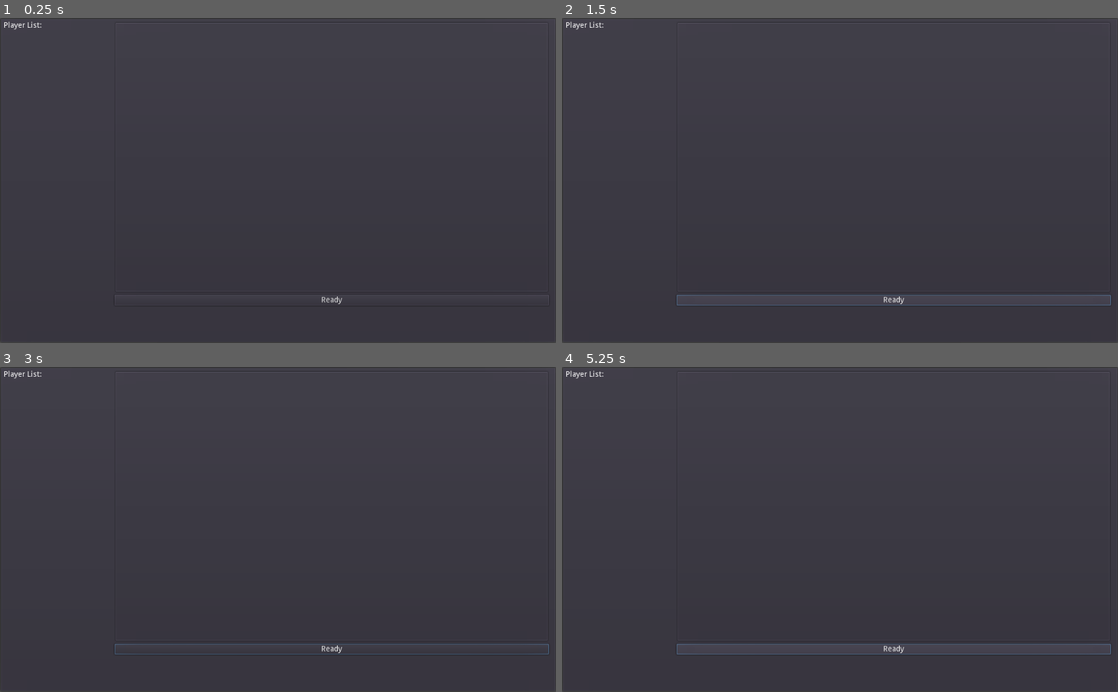
Above: before the commit, frames 1-4 (two rows, left to right).
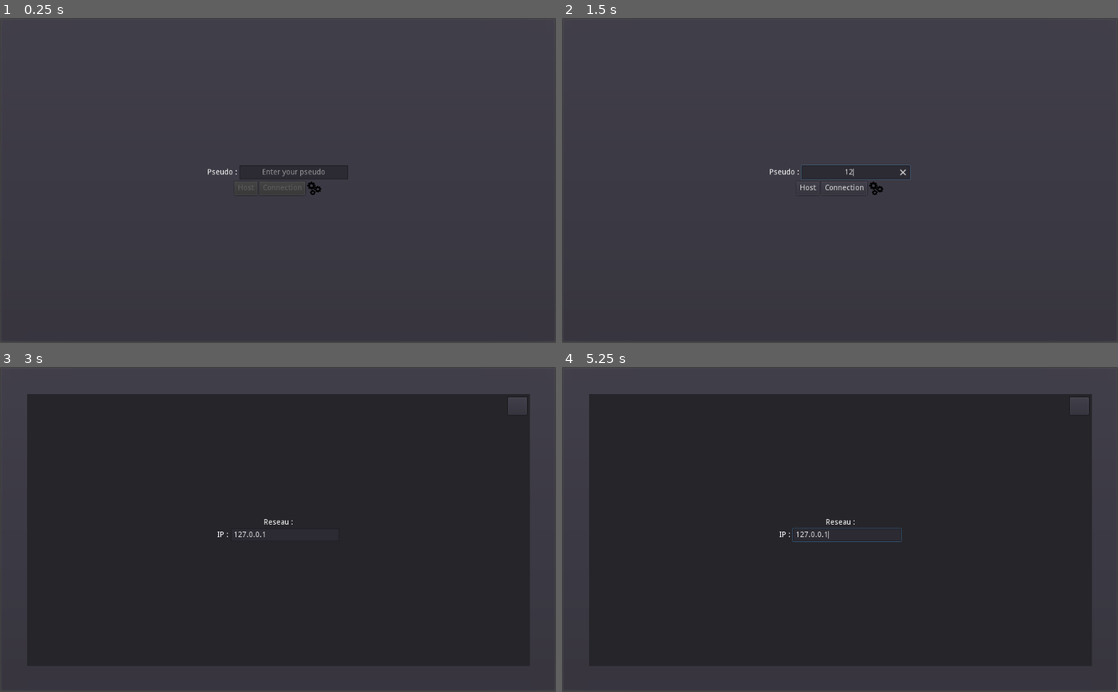
Above: after the commit, the same moments.

Repository: Skengrek/Crewmates
Game: Godot game, scene res://Scenes/Main/Connection.tscn
Two runs of this game, one before a commit and one after it. Both use one fixed random seed, a clock stepped at 60 frames per second and the inputs below.
Inputs (mouse positions are in pixels of both pictures, inside the frame that each line leads up to):
- Up to frame 1 (0.25 s): no input
- Up to frame 2 (1.5 s): click (856, 174) at 0.52 s; type "12" at 0.6 s; click (895, 300) at 1.25 s, where only the run before the commit has a clickable "Ready"
- Up to frame 3 (3 s): click (333, 649) at 2 s, where only the run before the commit has a clickable "Ready"; click (311, 536) at 2.75 s
- Up to frame 4 (5.25 s): click (873, 536) at 3.5 s; click (873, 536) at 4.25 s; click (895, 649) at 5 s, where only the run before the commit has a clickable "Ready"

The runs differ from the first frame. In frame 1, 0.3% of the frame differs, in the area x 0-99%, y 1-89%; in frame 2, 0.7%; in frame 3, 43%; in frame 4, 44%.

Commit message:
added a chat feature to the lobby (not tested)

Diff:
--- /dev/null
+++ b/Scenes/Main/Chat.gd
@@ -0,0 +1,15 @@
+extends RichTextLabel
+
+
+# Declare member variables here. Examples:
+# var a = 2
+# var b = "text"
+
+
+# Called when the node enters the scene tree for the first time.
+func _ready():
+	pass # Replace with function body.
+
+
+func _process(_delta):
+	text = GameData.chat
--- /dev/null
+++ b/Scenes/Main/ChatBox.gd
@@ -0,0 +1,12 @@
+extends LineEdit
+
+func _ready():
+	pass # Replace with function body.
+
+
+
+func _on_ChatBox_text_entered(new_text):
+	print(new_text)
+
+	text = ''
+	Network.sendMessageToServer('Message|'+ GameData.pseudo + '|' +new_text)
--- a/Scenes/Main/Connection.tscn
+++ b/Scenes/Main/Connection.tscn
@@ -1,8 +1,10 @@
-[gd_scene load_steps=4 format=2]
+[gd_scene load_steps=6 format=2]
 
 [ext_resource path="res://Assets/Icons/settings-gears.png" type="Texture" id=1]
 [ext_resource path="res://Scenes/Main/Connection.gd" type="Script" id=2]
 [ext_resource path="res://Scenes/Main/PlayerList.gd" type="Script" id=3]
+[ext_resource path="res://Scenes/Main/ChatBox.gd" type="Script" id=4]
+[ext_resource path="res://Scenes/Main/Chat.gd" type="Script" id=5]
 
 [node name="Control" type="Control"]
 anchor_right = 1.0
@@ -128,6 +130,7 @@
 margin_bottom = 38.0
 
 [node name="ServerContainer" type="PanelContainer" parent="."]
+visible = false
 anchor_right = 1.0
 anchor_bottom = 1.0
 margin_right = 1.0
@@ -156,22 +159,41 @@
 
 [node name="RightPanel" type="VBoxContainer" parent="ServerContainer/HBoxContainer"]
 margin_left = 204.0
-margin_right = 1004.0
+margin_right = 504.0
 margin_bottom = 586.0
-rect_min_size = Vector2( 800, 586 )
+rect_min_size = Vector2( 300, 586 )
 
 [node name="PanelContainer" type="PanelContainer" parent="ServerContainer/HBoxContainer/RightPanel"]
-margin_right = 800.0
+margin_right = 300.0
 margin_bottom = 500.0
 rect_min_size = Vector2( 0, 500 )
 
 [node name="Button" type="Button" parent="ServerContainer/HBoxContainer/RightPanel"]
 margin_top = 504.0
-margin_right = 800.0
+margin_right = 300.0
 margin_bottom = 524.0
 text = "Ready"
+
+[node name="VBoxContainer" type="VBoxContainer" parent="ServerContainer/HBoxContainer"]
+margin_left = 508.0
+margin_right = 1008.0
+margin_bottom = 586.0
+rect_min_size = Vector2( 500, 0 )
+
+[node name="Chat" type="RichTextLabel" parent="ServerContainer/HBoxContainer/VBoxContainer"]
+margin_right = 500.0
+margin_bottom = 500.0
+rect_min_size = Vector2( 0, 500 )
+script = ExtResource( 5 )
+
+[node name="ChatBox" type="LineEdit" parent="ServerContainer/HBoxContainer/VBoxContainer"]
+margin_top = 504.0
+margin_right = 500.0
+margin_bottom = 528.0
+script = ExtResource( 4 )
 
 [connection signal="pressed" from="ConnectionPannel/Layout/CenterContainer/HostButton" to="." method="_on_HostButton_pressed"]
 [connection signal="pressed" from="ConnectionPannel/Layout/CenterContainer/ConnecButton" to="." method="_on_ConnecButton_pressed"]
 [connection signal="pressed" from="ConnectionPannel/Layout/CenterContainer/ToolButton" to="." method="_on_ToolButton_pressed"]
 [connection signal="pressed" from="OptionPanel/CloseOption" to="." method="_on_CloseOption_pressed"]
+[connection signal="text_entered" from="ServerContainer/HBoxContainer/VBoxContainer/ChatBox" to="ServerContainer/HBoxContainer/VBoxContainer/ChatBox" method="_on_ChatBox_text_entered"]
--- /dev/null
+++ b/Scenes/Main/TextEdit.gd
@@ -0,0 +1,11 @@
+extends TextEdit
+
+
+# Called when the node enters the scene tree for the first time.
+func _ready():
+	pass # Replace with function body.
+
+
+func _on_TextEdit_text_changed():
+	if text == '':
+		print('enter')
--- a/Scripts/GameData.gd
+++ b/Scripts/GameData.gd
@@ -2,7 +2,9 @@
 
 var ready = false
 var playerDict = {}
-var pseudo = null
+var pseudo = 'Sken'
+var chat = ''
+var chatNotProcess = ''
 
 func _ready():
 	pass # Replace with function body.
@@ -15,3 +17,13 @@
 
 func updateLobbyState(dictData):
 	pass
+
+func addChatMessage(pseudo, message):
+	chatNotProcess += '['+pseudo+']: ' + message + '\n'
+
+func processChat():
+	chat += chatNotProcess
+
+	var valRen = chatNotProcess
+	chatNotProcess = ''
+	return valRen
--- a/Scripts/Network.gd
+++ b/Scripts/Network.gd
@@ -13,6 +13,7 @@
 		time += delta
 		if time >= 0.5:
 			rpc_id(0, 'processMessage', generateUpdateLobbyString())
+			rpc_id(0, 'processMessage', generateChatUpdate())
 
 # Connect to another server ####################################################
 func connectToServer(newIp):
@@ -54,7 +55,7 @@
 # Dialog with the server #######################################################
 func sendMessageToServer(msg):
 	if isServer:
-		server.receivedMessage(null, msg)
+		processMessage(msg)
 	else:
 		rpc_id(1, 'processMessage', msg)
 
@@ -62,7 +63,6 @@
 	var split = msg.rsplit('|')
 	var dataDict = {}
 	var id = get_tree().get_rpc_sender_id()
-	print(split)
 	var command = split[0]
 	if command == 'Connect':
 		GameData.addPlayer(id, split[-1], false)
@@ -75,11 +75,22 @@
 			else:
 				GameData.newReadyState(splitedData[0], splitedData[2])
 
+	if command == 'Message':
+		split.remove(0)
+		GameData.addChatMessage(split[0], split[1])
+
+	if command == 'UpdateChat':
+		split.remove(0)
+		GameData.addNewMessage(split[0])
+
 func generateUpdateLobbyString():
 	var strRen = 'UpdateLobby'
 	for key in GameData.playerDict:
 		var value = GameData.playerDict[key]['state']
 		var pseudo = GameData.playerDict[key]['pseudo']
 		strRen += '|'+ str(key) + ':' + str(pseudo) + ':' + str(value)
-	print(strRen)
 	return strRen
+
+func generateChatUpdate():
+	var strRen = 'UpdateChat'
+	return strRen + '|' + GameData.processChat()
